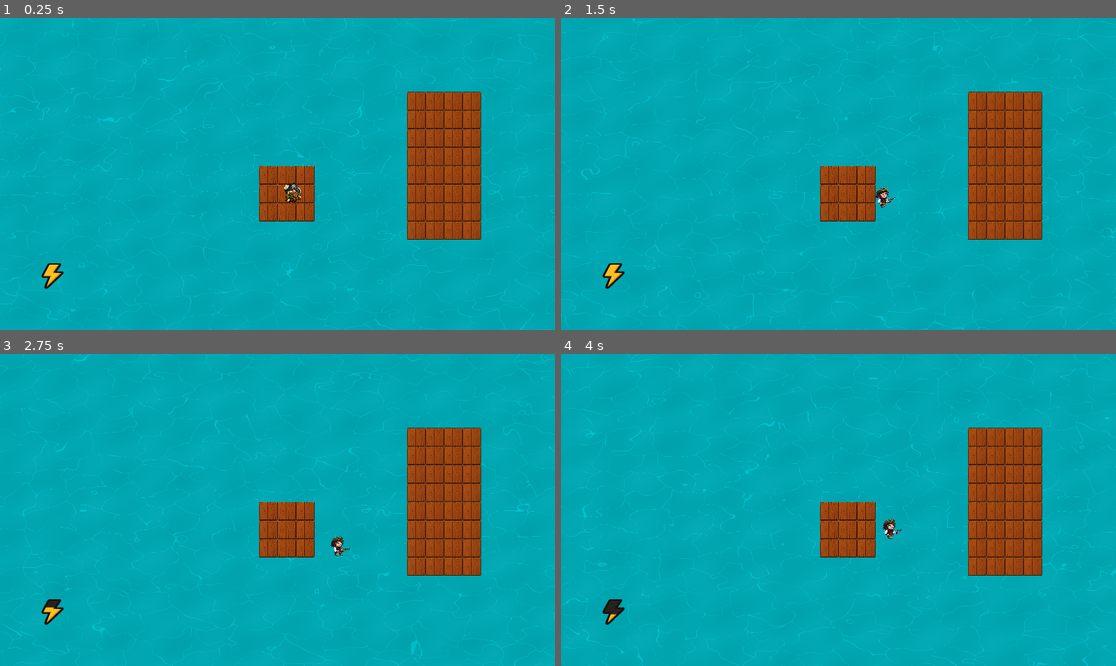
Above: before the commit, frames 1-4 (two rows, left to right).
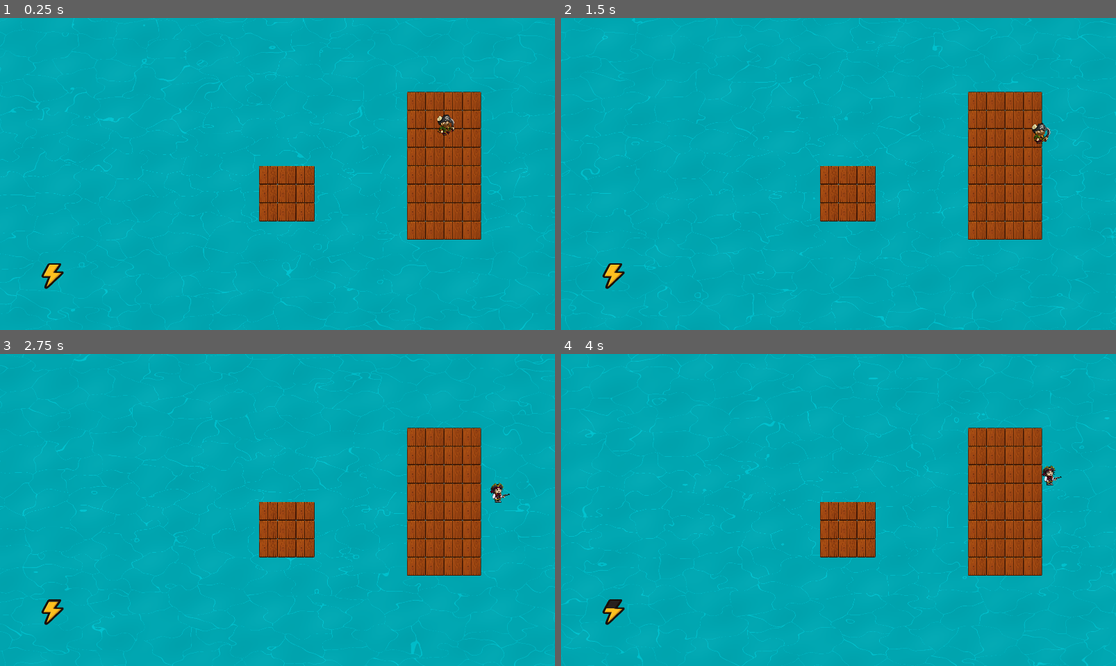
Above: after the commit, the same moments.

Repository: Maniutus/Balsa
Game: Godot game, scene res://Escenas/Main.tscn
Same seed, same stepped clock (60 frames per second), same inputs: the game is played once before the commit and once after it.
Inputs:
- Up to frame 1 (0.25 s): no input
- Up to frame 2 (1.5 s): hold Right (ui_right) 0.53-1.28 s; hold Down (ui_down) from 1.28 s (still down)
- Up to frame 3 (2.75 s): release Down (ui_down) at 2.03 s; hold Right (ui_right) from 2.03 s (still down)
- Up to frame 4 (4 s): release Right (ui_right) at 2.78 s; hold Up (ui_up) 2.78-3.53 s; hold Left (ui_left) from 3.53 s (still down)

The runs differ from the first frame. In frame 1, 0.3% of the frame differs, in the area x 51-82%, y 30-60%; in frame 2, 0.3%; in frame 3, 0.3%; in frame 4, 0.3%.

Commit message:
Cambio de Posiciones
Cambio de posicion del pj y del spawnpoint

Diff:
--- a/Escenas/Main.tscn
+++ b/Escenas/Main.tscn
@@ -53,8 +53,8 @@
 layer_0/tile_data = PackedInt32Array(655374, 0, 0, 655375, 0, 0, 589839, 0, 0, 589838, 0, 0, 524302, 0, 0, 524303, 0, 0 …(491 unchanged characters)…
 
 [node name="Jugador" parent="." instance=ExtResource("4_qpgdo")]
-position = Vector2(1016, 609)
+position = Vector2(1546, 372)
 scale = Vector2(0.35, 0.35)
 
 [node name="SpawnPoint" type="Node2D" parent="."]
-position = Vector2(970, 564)
+position = Vector2(941, 674)
